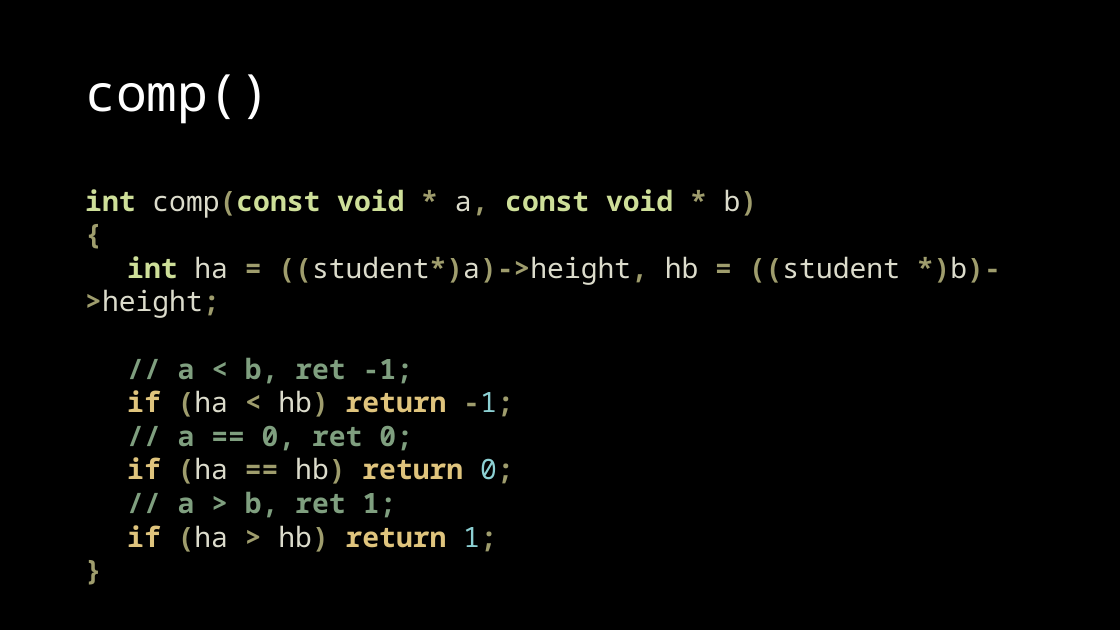
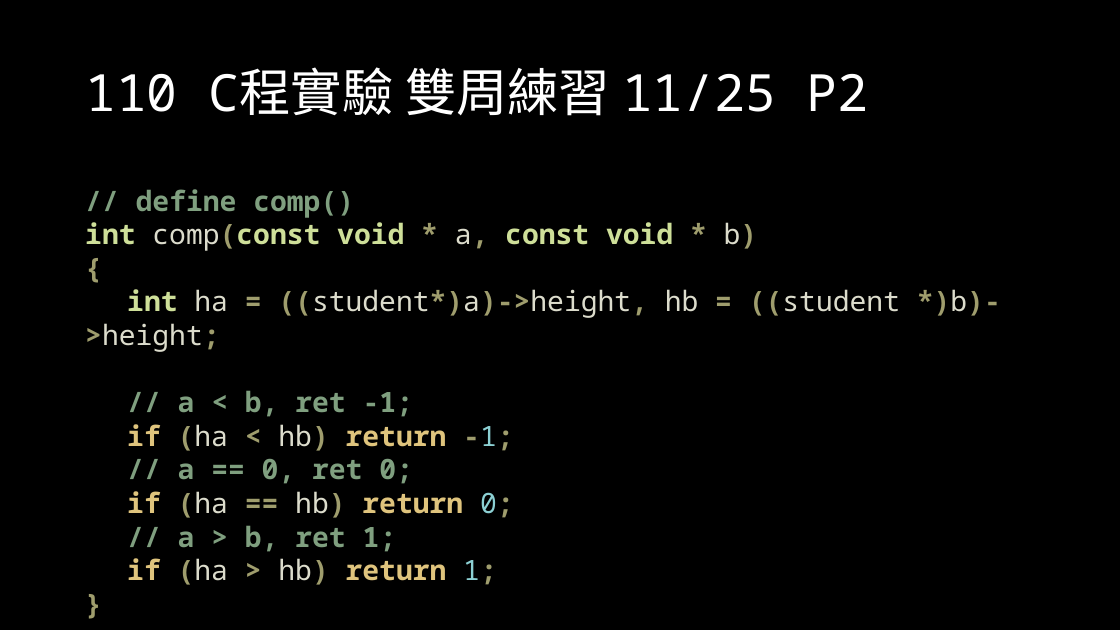
Before and after one commit to OEmiliatanO/those_c_prog_didnt_teach, a slide deck: slide 69 of Ch1/Ch1-basic.pptx (slide 42 before the commit). Drawn at 1120x630 pixels with LibreOffice and Linux fonts; fonts in the diff are those of the drawing. Boxes give left, top, right and bottom in pixels: in the first picture for what was removed or moved away, otherwise in the second. Text is boxed around its words. In the diff, an @@ line names an element or a change of style, - is before the commit and + after.

```diff
--- a/Ch1/Ch1-basic.pptx
+++ b/Ch1/Ch1-basic.pptx
@@ title at (85,67,869,116): text changed @@
-comp()
+110 C程實驗 雙周練習 11/25 P2
@@ text at (136,189,354,218): paragraph added @@
+// define comp()
```
Also in this commit, not shown: 4 other slides changed, 33 slides added, 3 other files.
